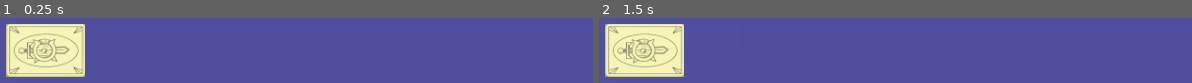
Above: before the commit, frames 1-2 (left to right).
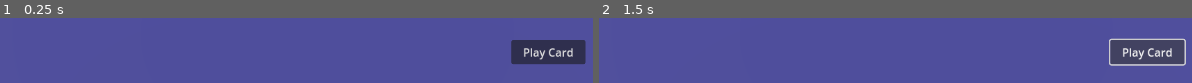
Above: after the commit, the same moments.

Repository: DouglasSRM/outlawschampions
Game: Godot game, scene res://scenes/Main.tscn
Two runs of this game, one before a commit and one after it. Both use one fixed random seed, a clock stepped at 60 frames per second and the inputs below. The project has no main scene, so this scene is started directly.
Inputs (mouse positions are in pixels of both pictures, inside the frame that each line leads up to):
- Up to frame 1 (0.25 s): no input
- Up to frame 2 (1.5 s): click (1144, 52) at 0.5 s, where only the run after the commit has a clickable "Play Card"; click (1144, 52) at 1.25 s, where only the run after the commit has a clickable "Play Card"

The runs differ from the first frame. In frame 1, 16% of the frame differs, in the area x 1-99%, y 9-91%; in frame 2, 16%.

Commit message:
implemented first attacks and discard system

Diff:
--- a/scenes/Main.tscn
+++ b/scenes/Main.tscn
@@ -1,7 +1,6 @@
-[gd_scene load_steps=6 format=3 uid="uid://8yke3hj82k58"]
+[gd_scene load_steps=5 format=3 uid="uid://8yke3hj82k58"]
 
 [ext_resource type="Script" uid="uid://cl8126njaxgsh" path="res://scripts/main.gd" id="1_c01mt"]
-[ext_resource type="PackedScene" uid="uid://drop5ptepg5rb" path="res://scenes/base_card.tscn" id="2_rvslj"]
 
 [sub_resource type="BoxMesh" id="BoxMesh_qnwvq"]
 size = Vector3(8.25, 0.5, 4.65)
@@ -37,9 +36,6 @@
 
 [node name="Light3" type="DirectionalLight3D" parent="Game"]
 transform = Transform3D(1, 0, 0, 0, -0.975596, 0.219574, 0, -0.219574, -0.975596, 0, 3.79288, -16.4713)
-
-[node name="BaseCard3" parent="Game" instance=ExtResource("2_rvslj")]
-transform = Transform3D(-4.37114e-08, 1, 4.37114e-08, 0, -4.37114e-08, 1, 1, 4.37114e-08, 1.91069e-15, 2.88757, 0, -0.880713)
 
 [node name="GUI" type="CanvasLayer" parent="."]
 physics_interpolation_mode = 2
@@ -106,3 +102,36 @@
 offset_right = 0.575928
 offset_bottom = -0.248001
 theme_override_font_sizes/font_size = 20
+
+[node name="BtnPlayCard" type="Button" parent="GUI/Control"]
+layout_mode = 1
+anchors_preset = -1
+anchor_left = 0.73
+anchor_top = 0.667
+anchor_right = 0.823
+anchor_bottom = 0.721
+offset_left = 0.039978
+offset_top = -0.216034
+offset_right = -0.0960083
+offset_bottom = -0.208008
+grow_horizontal = 2
+grow_vertical = 2
+text = "Play Card"
+
+[node name="LblDescription" type="Label" parent="GUI/Control"]
+layout_mode = 1
+anchors_preset = -1
+anchor_left = 0.681
+anchor_top = 0.542
+anchor_right = 0.872
+anchor_bottom = 0.635
+offset_left = 0.487915
+offset_top = -0.216034
+offset_right = -0.544067
+offset_bottom = -32.48
+theme_override_font_sizes/font_size = 14
+horizontal_alignment = 1
+vertical_alignment = 1
+autowrap_mode = 2
+
+[connection signal="button_down" from="GUI/Control/BtnPlayCard" to="." method="_on_btn_play_card_button_down"]
--- a/scripts/action_card.gd
+++ b/scripts/action_card.gd
@@ -1,7 +1,7 @@
 class_name ActionCard
 extends BaseCard
 
-var description
+const champion: ChampionCard = null
 
 func set_deck_position(pos: int) -> bool:
 	deck_position = pos
--- a/scripts/base_card.gd
+++ b/scripts/base_card.gd
@@ -7,16 +7,20 @@
 	CHAMPION,
 	IN_DECK,
 	IN_HAND,
-	IN_TABLE
+	IN_TABLE,
+	IN_DISCARD
 }
 
 @onready
 var parent = get_parent().get_parent()
 
+var description = ''
+
 var state = NONE
 var hand_position = 0
 var table_position = 0
 var deck_position = 0
+var discard_position = 0
 
 var entered = false
 var hand_pos = Vector3(0,0,0)
@@ -26,6 +30,9 @@
 func _ready() -> void:
 	pass
 	#update_hand_position(0,1)
+
+func table_click():
+	parent.manage_table_click(self)
 
 func hand_click():
 	parent.manage_hand_click(self)
@@ -40,6 +47,19 @@
 
 func set_deck_position(pos: int) -> bool:
 	return true
+
+
+func discard(pos: int):
+	discard_position = pos
+	var y = pos * 0.005
+	rotation = Vector3(deg_to_rad(90), deg_to_rad(-90), 0.0)
+	move_state(Vector3(3, y, -0.9), IN_DISCARD)
+
+
+func play() -> bool:
+	await get_tree().create_timer(0.7).timeout
+	return true
+
 
 func update_table_position(pos: int, total: int) -> bool:
 	hand_position = 0
--- a/scripts/basic_attack.gd
+++ b/scripts/basic_attack.gd
@@ -1,12 +1,25 @@
 class_name BasicAttack
 extends ActionCard
 
+@onready
+var damage = Global.sender.power
 
-# Called when the node enters the scene tree for the first time.
 func _ready() -> void:
-	description = ''
+	description = 'Deals the base damage of your champion ('+str(damage)+') to a random enemy'
 
 
-# Called every frame. 'delta' is the elapsed time since the previous frame.
+func play() -> bool:
+	var enemy: ChampionCard
+	match randi_range(1,3):
+		1: enemy = Global.champion2
+		2: enemy = Global.champion3
+		_: enemy = Global.champion4
+
+	enemy.decrease_health(damage)
+	parent.show_enemy(enemy)
+
+	return await super()
+
+
 func _process(delta: float) -> void:
 	pass
--- a/scripts/card_sprite.gd
+++ b/scripts/card_sprite.gd
@@ -30,3 +30,5 @@
 			get_parent().deck_click()
 		BaseCard.IN_HAND:
 			get_parent().hand_click()
+		BaseCard.IN_TABLE:
+			get_parent().table_click()
--- a/scripts/main.gd
+++ b/scripts/main.gd
@@ -7,6 +7,8 @@
 }
 
 @onready
+var card_description: Label = $GUI/Control/LblDescription
+@onready
 var health: Label = $GUI/Control/Health
 @onready
 var healthL: Label = $GUI/Control/HealthL
@@ -14,6 +16,9 @@
 var healthU: Label = $GUI/Control/HealthU
 @onready
 var healthR: Label = $GUI/Control/HealthR
+
+@onready
+var btn_play_card: Button = $GUI/Control/BtnPlayCard
 
 @onready
 var champion: ChampionCard = null
@@ -33,10 +38,13 @@
 var table_count = 0
 var action_deck_count = 0
 var support_deck_count = 0
+var discard_count = 0
+
+var selected_card: BaseCard
 
 var move_locked = false
 
-# Called when the node enters the scene tree for the first time.
+
 func _ready() -> void:
 	if Global.sender is ChampionCard:
 		var move_duration = 0.7 # seconds
@@ -62,14 +70,59 @@
 		create_support_cards(25)
 
 		set_starter_hand()
+		btn_play_card.visible = false
 
 func manage_hand_click(card: BaseCard):
 	if move_locked:
 		return
 
+	if table_count >= 1:
+		return
+
+	selected_card = card
 	update_table_count(1)
 	update_hand_count(-1,card)
 	card.update_table_position(table_count,table_count)
+	card_description.text = card.description
+
+	if card is ActionCard:
+		btn_play_card.visible = true
+
+func manage_table_click(card: BaseCard):
+	if move_locked:
+		return
+
+	if table_count < 1:
+		return
+
+	selected_card = null
+	update_hand_count(1)
+	table_count = table_count - 1
+	card.update_hand_position(hand_count,hand_count)
+	card_description.text = ''
+
+	if card is ActionCard:
+		btn_play_card.visible = false
+
+
+func _on_btn_play_card_button_down() -> void:
+	if selected_card == null:
+		return
+
+	await selected_card.play();
+
+	handle_discard(selected_card)
+	selected_card = null
+
+	table_count = table_count - 1
+	card_description.text = ''
+	btn_play_card.visible = false
+
+
+func handle_discard(card: BaseCard):
+	discard_count = discard_count + 1
+	card.discard(discard_count);
+
 
 func set_starter_hand():
 	var i = 1
@@ -86,7 +139,7 @@
 		card.update_hand_position(i,hand_count)
 		i = i+1
 
-func manage_deck_click(sender: BaseCard, lock = true):
+func manage_deck_click(sender: BaseCard):
 	if lock and move_locked:
 		return
 
@@ -112,6 +165,13 @@
 	match randi_range(1,2):
 		1:	return Global.parry_scene.instantiate()
 		_:	return Global.protector_shield_scene.instantiate()
+
+
+func show_enemy(card: BaseCard):
+	card.on_mouse_entered()
+	await get_tree().create_timer(0.35).timeout
+	card.on_mouse_exited()
+	await get_tree().create_timer(0.35).timeout
 
 
 func _process(delta: float) -> void:
@@ -194,4 +254,3 @@
 		camera_pos.PREV_START:
 			$Game/Camera.position = Vector3(0.0, 2.6, -7.8)
 			$Game/Camera.rotation = Vector3(-0.785398, -3.141593, 0.0)
-	#banana
--- a/scripts/opportunity_attack.gd
+++ b/scripts/opportunity_attack.gd
@@ -1,10 +1,24 @@
 class_name OpportunityAttack
 extends ActionCard
 
+var damage = Global.sender.power * 2
 
 # Called when the node enters the scene tree for the first time.
 func _ready() -> void:
-	pass # Replace with function body.
+	description = 'Deals DOUBLE the base damage of your champion ('+str(damage)+') to a random enemy'
+
+
+func play() -> bool:
+	var enemy: ChampionCard
+	match randi_range(1,3):
+		1: enemy = Global.champion2
+		2: enemy = Global.champion3
+		_: enemy = Global.champion4
+
+	enemy.decrease_health(damage)
+	parent.show_enemy(enemy)
+
+	return await super()
 
 
 # Called every frame. 'delta' is the elapsed time since the previous frame.
--- a/scripts/parry.gd
+++ b/scripts/parry.gd
@@ -4,7 +4,7 @@
 
 # Called when the node enters the scene tree for the first time.
 func _ready() -> void:
-	pass # Replace with function body.
+	description = 'Blocks attack and counter attacks with your base damage ('+str(Global.sender.power)+')'
 
 
 # Called every frame. 'delta' is the elapsed time since the previous frame.
--- a/scripts/protector_shield.gd
+++ b/scripts/protector_shield.gd
@@ -4,7 +4,7 @@
 
 # Called when the node enters the scene tree for the first time.
 func _ready() -> void:
-	pass # Replace with function body.
+	description = 'Cant be attacked for 1 round'
 
 
 # Called every frame. 'delta' is the elapsed time since the previous frame.
